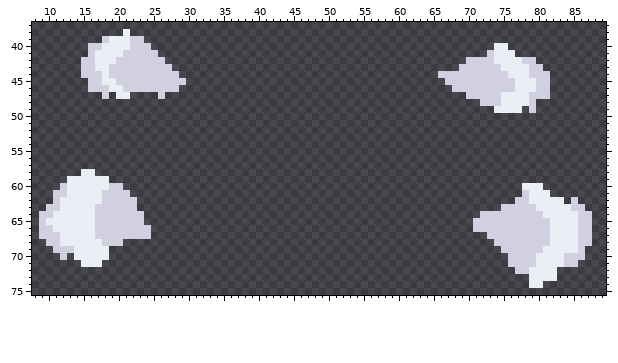
Sprite sheet, stored at sprites/units/tank unit/heavy-bonebug-treads.png. That is the earlier state.
The file is 96x96 pixels. Shown: x 8..89, y 37..75.
After:
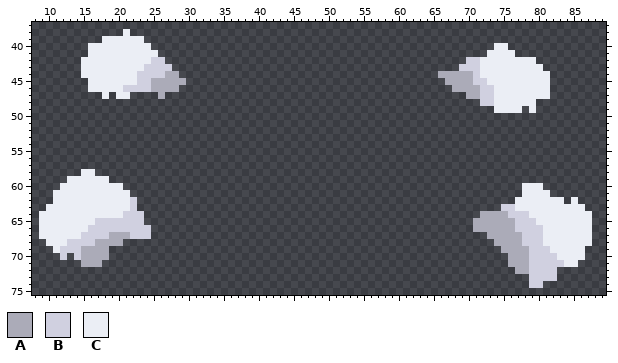
Palette (. is transparent): A #ababb8  B #d0d0e0  C #ebeef5
Changes in this commit:
Colour B gives way to colour A in row 44 at x 27 to 28 and 66 to 70; in row 45 at x 25 to 29 and 67 to 70; in row 46 at x 25 to 28 and 68 to 71; in row 47 at x 26 and 70 to 71; in row 64 at x 72 to 75; in rows 65 to 66 at x 71 to 76.
Colour B gives way to colour A in row 67 at x 19 to 21 and 73 to 77; in row 68 at x 18 to 20 and 74 to 77; in row 69 at x 75 to 78; in rows 70 to 71 at x 76 to 78; in row 72 at x 77 to 78.
Colour C gives way to colour A in row 68 at x 17; in rows 69 to 70 at x 15 to 18; in row 71 at x 15 to 17.
Colour C gives way to colour B in row 66 at x 16; in row 67 at x 15 to 16; in row 68 at x 13 to 16; in row 69 at x 14 and 81; in row 70 at x 14 and 80 to 82; in row 71 at x 80 to 83.
Colour C gives way to colour B in rows 72 to 73 at x 79 to 82; in row 74 at x 79 to 80.
Colour B gives way to colour C in row 39 at x 18 and 22 to 23; in row 40 at x 16 to 17 and 22 to 24; in row 41 at x 16, 21 to 25 and 73; in row 42 at x 15 to 16, 20 to 24, 72 to 73 and 78 to 79; in row 43 at x 15 to 16, 19 to 23, 72 to 74 and 79 to 80; in row 44 at x 15 to 17, 19 to 22, 72 to 75 and 79 to 81.
Colour B gives way to colour C in row 45 at x 16 to 17, 20 to 22, 73 to 76 and 80 to 81; in row 46 at x 16 to 18, 74 to 76 and 80 to 81; in row 47 at x 18, 74 and 79 to 81; in row 48 at x 74 and 79; in row 49 at x 79; in row 60 at x 12 and 19 to 20.
Colour B gives way to colour C in row 61 at x 11 to 12, 18 to 21 and 78; in row 62 at x 11, 18 to 21, 77 to 78 and 85; in row 63 at x 10 to 11, 17 to 21, 77 to 79 and 85 to 86; in row 64 at x 9 to 10, 17 to 20, 79 to 80 and 86 to 87; in row 65 at x 9, 80 to 81 and 86 to 87; in row 66 at x 9 to 10, 81 and 86 to 87.
Colour B gives way to colour C in row 67 at x 9 to 11, 81 and 86 to 87; in row 68 at x 10 to 11, 81 and 86 to 87; in row 69 at x 11 and 86; in row 70 at x 84 to 86; in row 71 at x 84 to 85.
